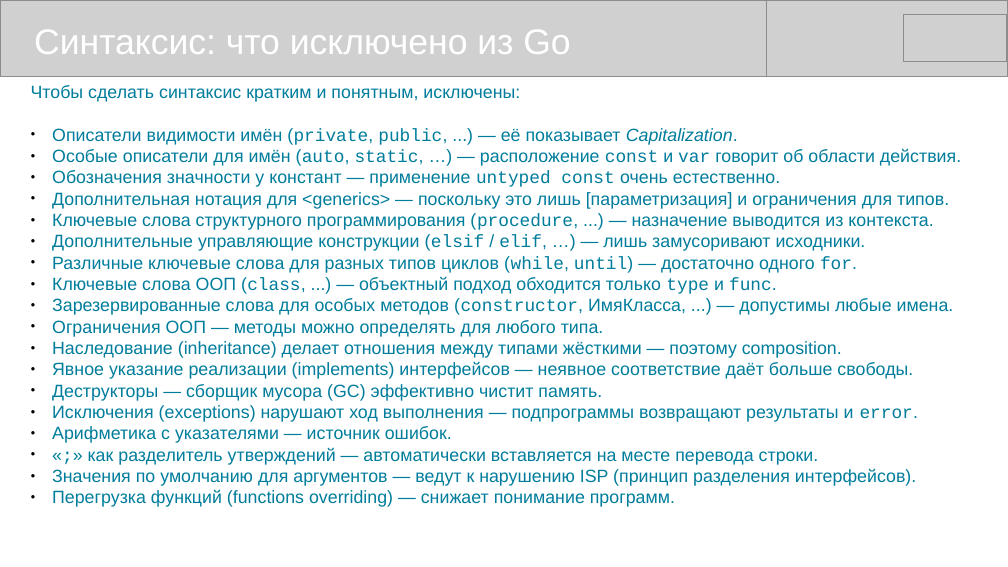
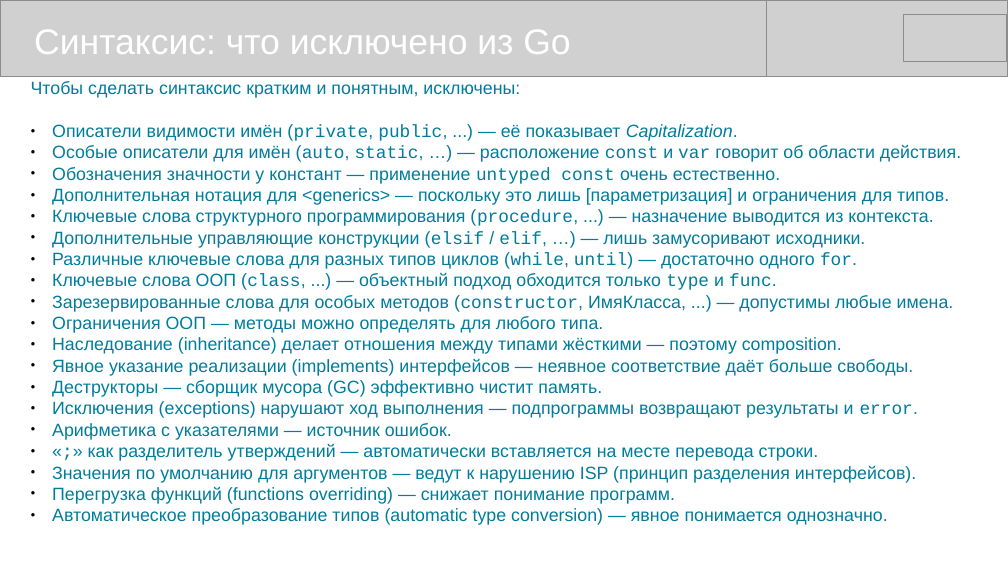
Before and after one commit to mike-shock/Go_language, a slide deck: slide 11 of Go_Preview.odp. Drawn at 1008x567 pixels with LibreOffice and Linux fonts; fonts in the diff are those of the drawing; grey boxes stand for pictures. Boxes give left, top, right and bottom in pixels: in the first picture for what was removed or moved away, otherwise in the second. Text is boxed around its words. In the diff, an @@ line names an element or a change of style, - is before the commit and + after.

```diff
--- a/Go_Preview.odp
+++ b/Go_Preview.odp
@@ text at (52, 508, 888, 525): paragraph added @@
+● Автоматическое преобразование типов (automatic type conversion) — явное понимается однозначно.
```
Also in this commit, not shown: 1 other file.
